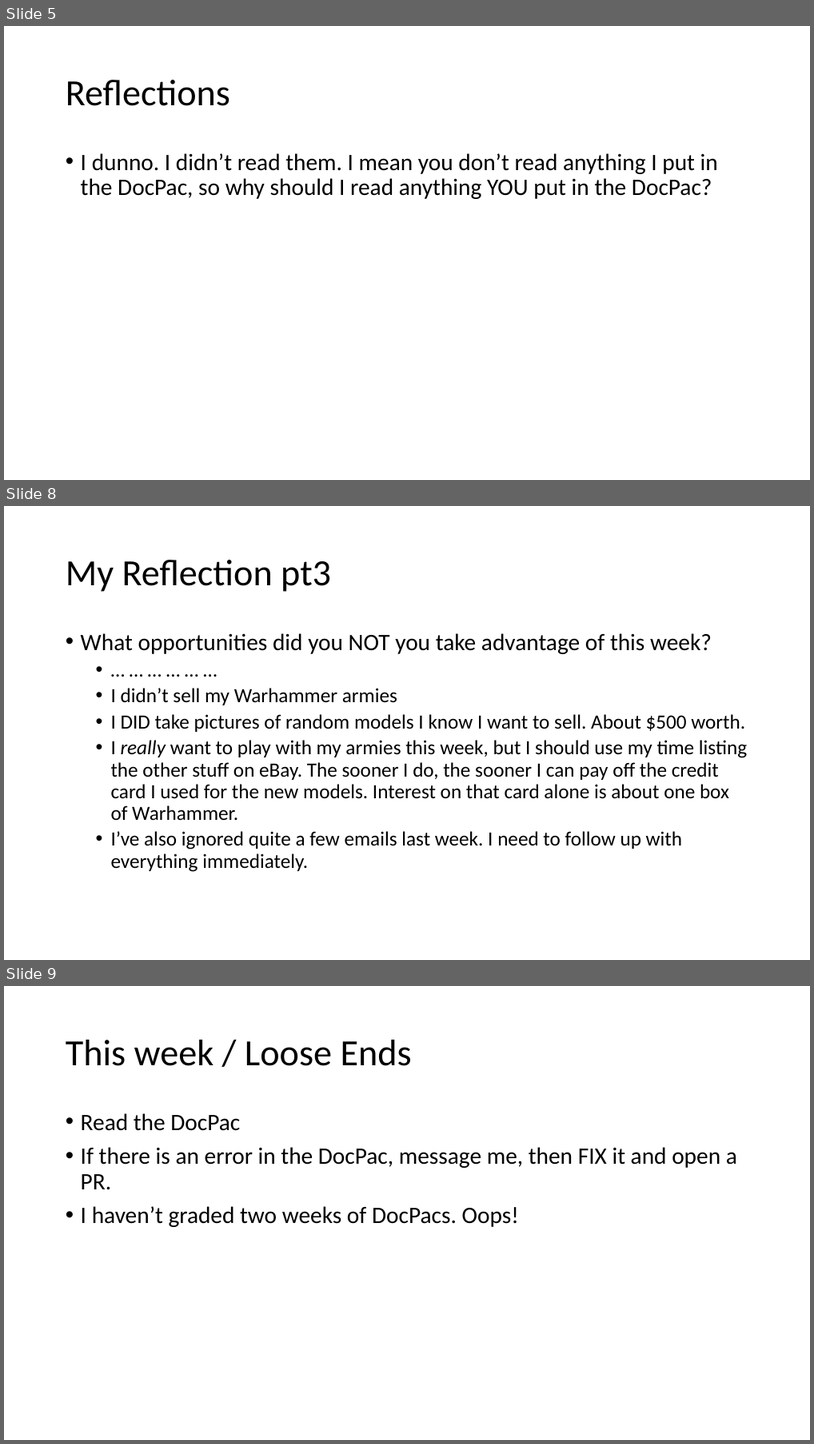
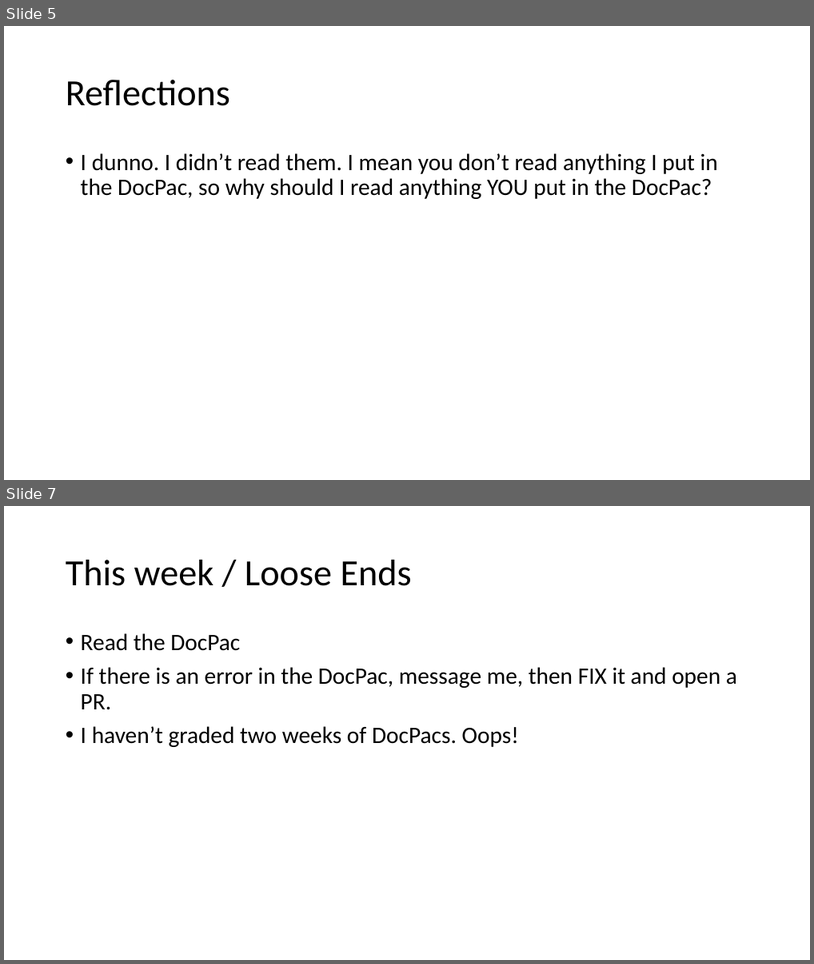
Before and after one commit to parke2023059/docpacs2223, a slide deck: docpac_23170223/Weekly Review.pptx. Shown one above the other, each under a label of ours: slides 5, 8 and 9 before the commit, slides 5 and 7 after it; the slides between them are not shown. The pictures are 814x1444 and 814x964 pixels, drawn with LibreOffice and Linux fonts; fonts in the diff are those of the drawing. Boxes give left, top, right and bottom in pixels: in the first picture for what was removed or moved away, otherwise in the second. Text is boxed around its words. In the diff, an @@ line names an element or a change of style, - is before the commit and + after.

```diff
--- a/docpac_23170223/Weekly Review.pptx
+++ b/docpac_23170223/Weekly Review.pptx
@@ slide 8 removed at [4,506,810,960], background #FFFFFF @@
@@ title removed at [66,560,331,592] @@
-My Reflection pt3
@@ text removed at [81,633,747,872] @@
-• What opportunities did you NOT you take advantage of this week?
-  • … … … … … …
-  • I didn’t sell my Warhammer armies
-  • I DID take pictures of random models I know I want to sell. About $500 worth.
-  • I really want to play with my armies this week, but I should use my time listing the other stuff on eBay. The sooner I do, the sooner I can pay off the credit card I used for the new models. Interest on that card alone is about one box of Warhammer.
-  • I’ve also ignored quite a few emails last week. I need to follow up with everything immediately.
@@ what was slide 9 is now slide 7 @@
```
Also in this commit, not shown: 1 slide changed, 1 other slide removed.
